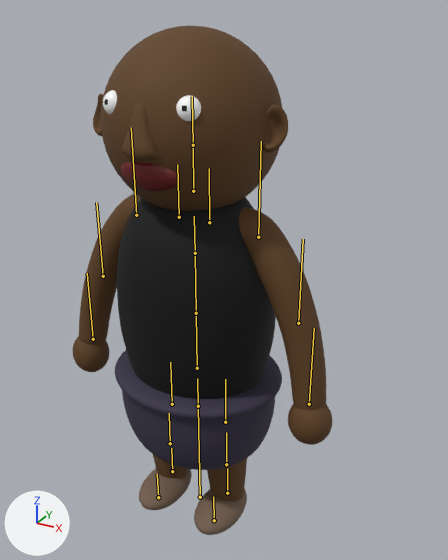
A saved change to the glTF model Art/Characters/SK_PVV_Animations.glb.
Both versions are drawn from a 50 mm camera at (1.048, -1.7, 1.854) aimed at (0.059, 0.097, 0.955). Every picture has the same lights, and +X, +Y and +Z are marked at lower left. The picture after the commit comes second. The bones that bend it are drawn over the model as lines.

In view in the first picture: 'SK_PVV_Body'.
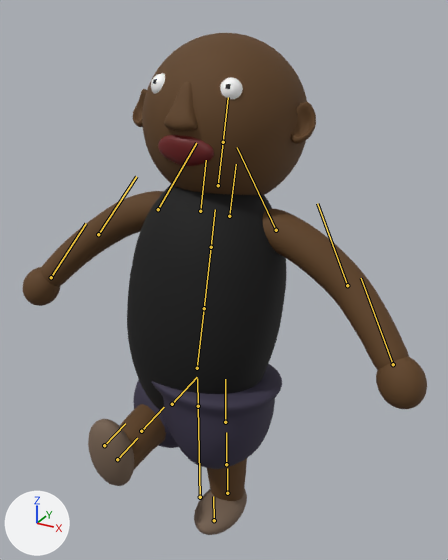
The newer file adds an action. The first version stands in its rest pose; the second is drawn at frame 6 of the action 'Kick'.

What the commit changed:
Bone 'spine_01' (bone_spine_01) turns from (0, 0, 0) to (-14, 0, 0) degrees about its own x, y and z.
Bone 'upperarm_l' (bone_upperarm_l) turns from (0, 0, 0) to (8, -5, 31) degrees about its own x, y and z.
Bone 'lowerarm_l' (bone_lowerarm_l) turns from (0, 0, 0) to (-12, 0, 0) degrees about its own x, y and z.
Bone 'upperarm_r' (bone_upperarm_r) turns from (0, 0, 0) to (8, 5, -31) degrees about its own x, y and z.
Bone 'lowerarm_r' (bone_lowerarm_r) turns from (0, 0, 0) to (-12, 0, 0) degrees about its own x, y and z.
Bone 'thigh_r' (bone_thigh_r) turns from (0, 0, 0) to (-85, 0, 0) degrees about its own x, y and z.

Changed parts and their boxes (x1, y1, x2, y2) in the pictures (448 x 560 px):
'SK_PVV_Body', posed (56% wider)
    before: (73, 25, 332, 535)
    after: (23, 33, 427, 535)
bone 'spine_01', root to tip
    before: (197, 368) to (196, 313)
    after: (197, 368) to (204, 308)
bone 'upperarm_l', root to tip
    before: (258, 237) to (261, 141)
    after: (276, 230) to (237, 147)
bone 'lowerarm_l', root to tip
    before: (298, 323) to (303, 239)
    after: (347, 285) to (317, 203)
bone 'upperarm_r', root to tip
    before: (136, 215) to (131, 127)
    after: (158, 209) to (196, 143)
bone 'lowerarm_r', root to tip
    before: (103, 276) to (96, 202)
    after: (98, 234) to (136, 176)
bone 'thigh_r', root to tip
    before: (172, 404) to (170, 362)
    after: (172, 404) to (197, 377)
